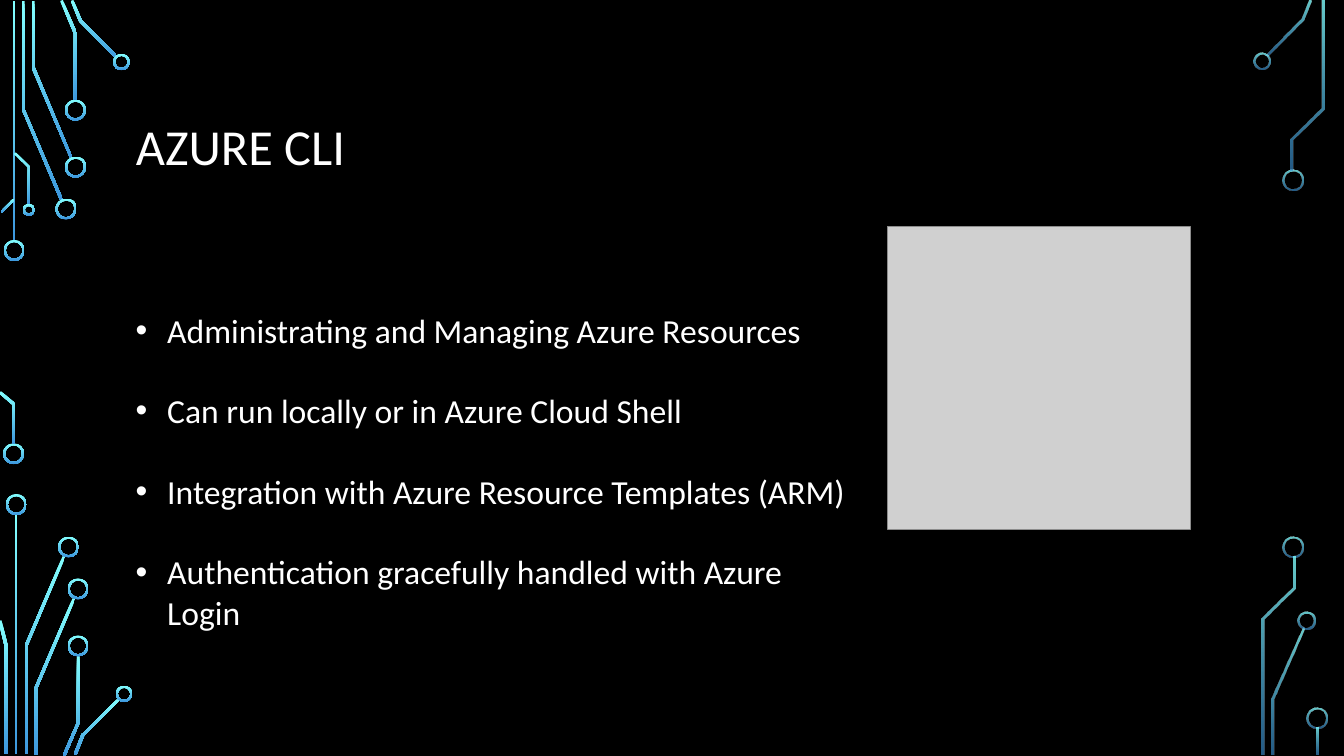
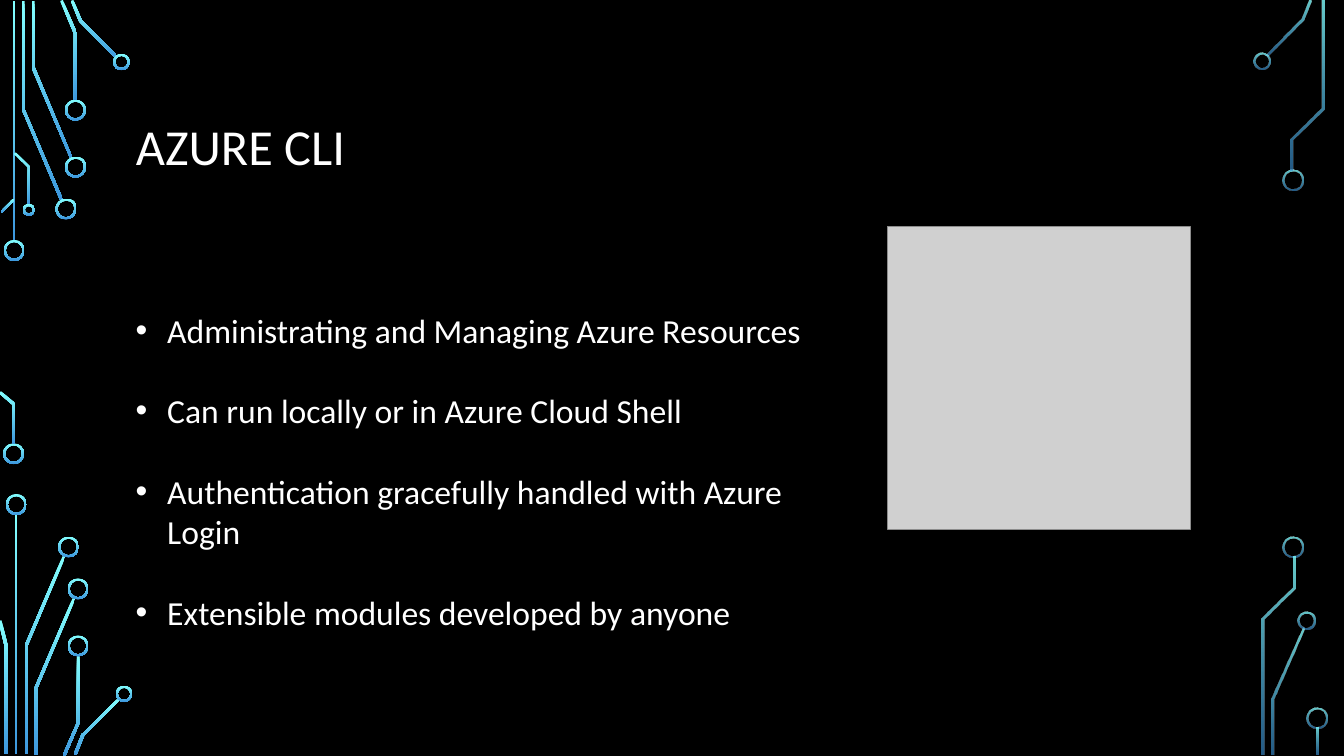
Before and after one commit to isaacrlevin/levin-talks, a slide deck: slide 8 of Clis/The Four CLIs of The Apocalypse.pptx. Drawn at 1344x756 pixels with LibreOffice and Linux fonts; fonts in the diff are those of the drawing; grey boxes stand for pictures; background and template pictures are left out. Boxes give left, top, right and bottom in pixels: in the first picture for what was removed or moved away, otherwise in the second. Text is boxed around its words. In the diff, an @@ line names an element or a change of style, - is before the commit and + after.

```diff
--- a/Clis/The Four CLIs of The Apocalypse.pptx
+++ b/Clis/The Four CLIs of The Apocalypse.pptx
@@ text at [167,479,845,510]: paragraph removed @@
-• Integration with Azure Resource Templates (ARM)
@@ text at [167,601,730,631]: paragraph added @@
+• Extensible modules developed by anyone
```
Also in this commit, not shown: 1 other slide changed, 1 other file.
